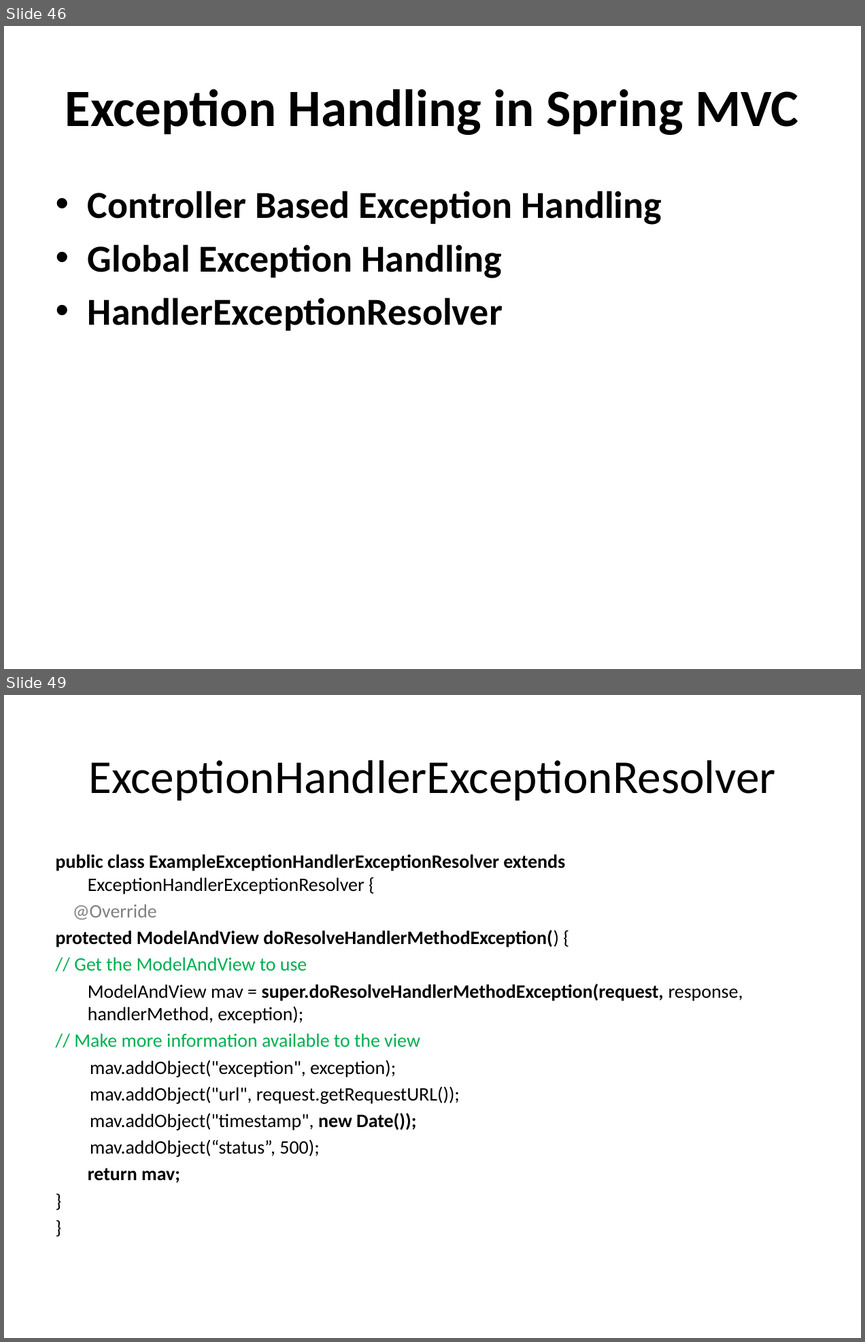
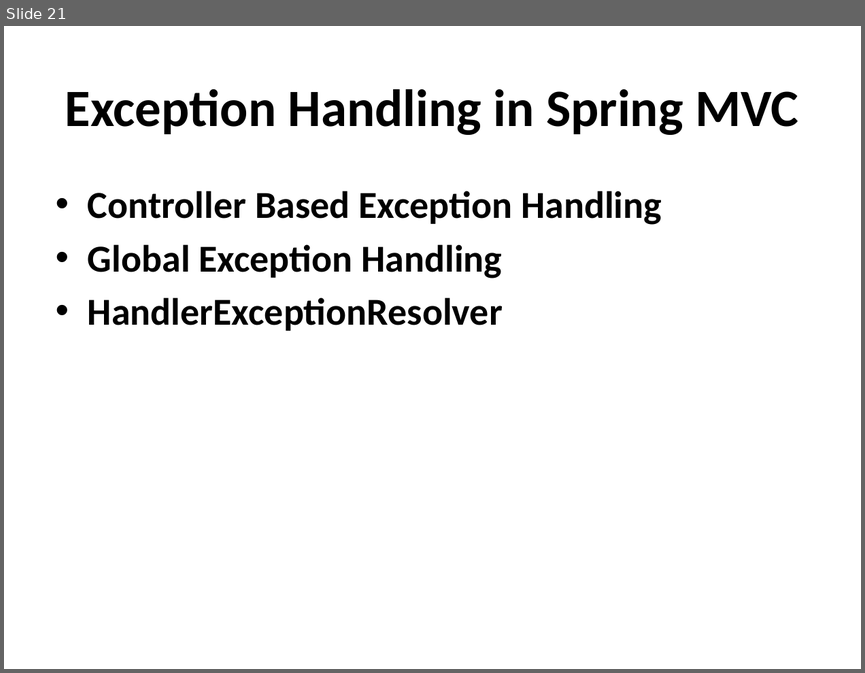
Before and after one commit to hejian1639/SpringMVC, a slide deck: Introduction.pptx. Shown one above the other, each under a label of ours: slides 46 and 49 before the commit, slide 21 after it; the slides between them are not shown. The pictures are 865x1342 and 865x673 pixels, drawn with LibreOffice and Linux fonts; fonts in the diff are those of the drawing. Boxes give left, top, right and bottom in pixels: in the first picture for what was removed or moved away, otherwise in the second. Text is boxed around its words. In the diff, an @@ line names an element or a change of style, - is before the commit and + after.

```diff
--- a/Introduction.pptx
+++ b/Introduction.pptx
@@ slide 49 removed at (4,695,861,1338), background #FFFFFF @@
@@ title removed at (89,760,776,801) @@
-ExceptionHandlerExceptionResolver
@@ text removed at (56,854,743,1183) @@
-public class ExampleExceptionHandlerExceptionResolver extends ExceptionHandlerExceptionResolver {
-@Override
-protected ModelAndView doResolveHandlerMethodException() {
-// Get the ModelAndView to use
-ModelAndView mav = super.doResolveHandlerMethodException(request, response, handlerMethod, exception);
-// Make more information available to the view
-mav.addObject("exception", exception);
-mav.addObject("url", request.getRequestURL());
-mav.addObject("timestamp", new Date());
-mav.addObject(“status”, 500);
-return mav;
-}
-}
@@ what was slide 46 is now slide 21 @@
```
Also in this commit, not shown: 12 slides changed, 10 slides added, 40 other slides removed, 9 other files.
